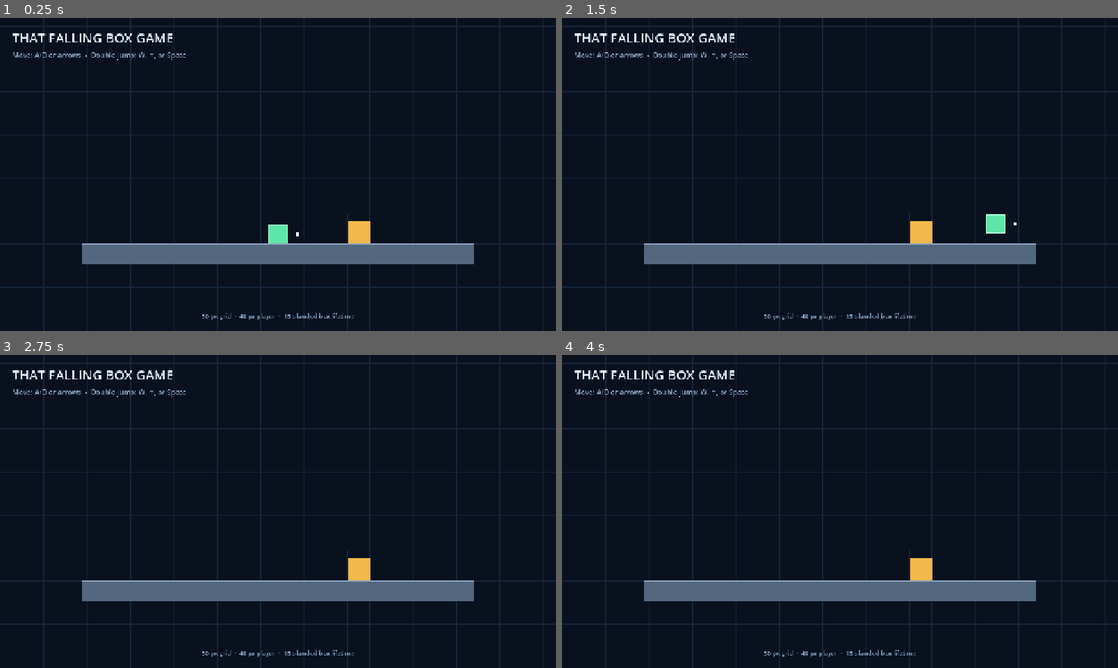
Above: before the commit, frames 1-4 (two rows, left to right).
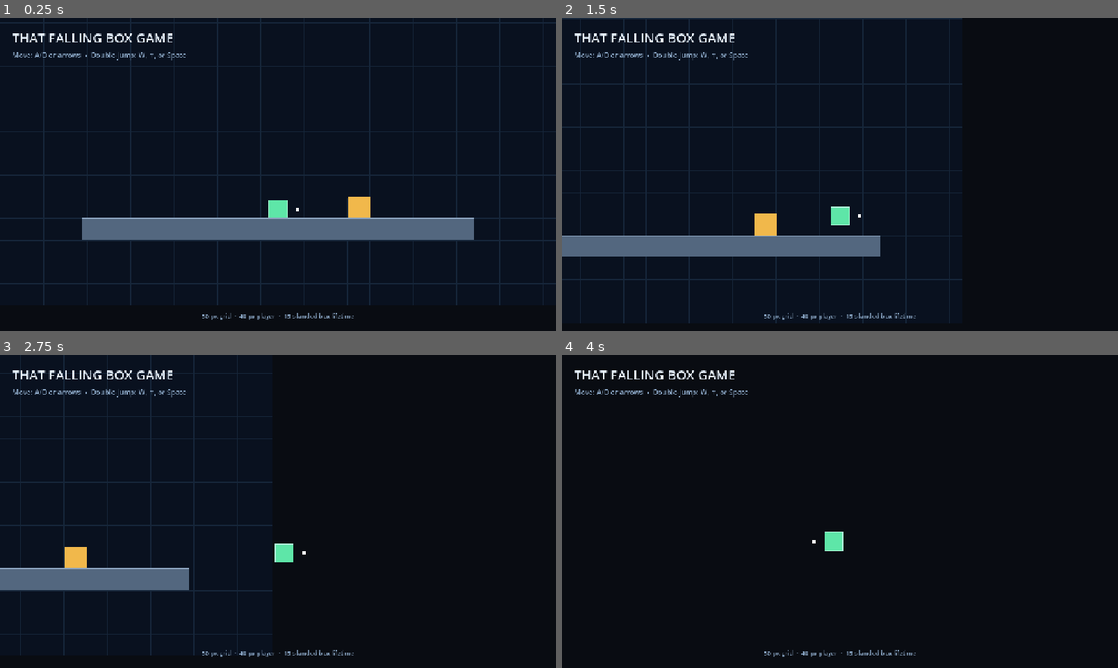
Above: after the commit, the same moments.

Repository: itsMapleLeaf/falling-box
Game: Godot game, scene res://src/main.tscn
Two runs of this game, one before a commit and one after it. Both use one fixed random seed, a clock stepped at 60 frames per second and the inputs below.
Inputs (mouse positions are in pixels of both pictures, inside the frame that each line leads up to):
- Up to frame 1 (0.25 s): no input
- Up to frame 2 (1.5 s): tap Enter at 0.5 s; move the mouse to (962, 158) at 0.52 s; hold Right (move_right) 0.53-1.25 s; hold Shift 0.53-1.25 s; click (962, 158) at 0.67 s; tap Z (jump) at 0.77 s; drag from (728, 190) to (812, 237) at 1.27 s
- Up to frame 3 (2.75 s): tap Space at 2 s; move the mouse to (333, 442) at 2.02 s; hold Right (move_right) from 2.03 s (still down); tap Ctrl at 2.1 s
- Up to frame 4 (4 s): release Right (move_right) at 2.75 s; drag from (812, 574) to (673, 464) at 2.77 s; move the mouse to (1006, 558) at 3.52 s; hold Left (move_left) from 3.53 s (still down); tap Alt at 3.6 s; tap Z (jump) at 3.77 s

The runs differ from the first frame. In frame 1, 15% of the frame differs, in the area x 0-100%, y 1-100%; in frame 2, 13%; in frame 3, 13%; in frame 4, 9.4%.

Commit message:
player scene file + camera

Diff:
--- a/src/main.tscn
+++ b/src/main.tscn
@@ -1,7 +1,7 @@
 [gd_scene format=3 uid="uid://xww15h6ot34y"]
 
 [ext_resource type="Script" uid="uid://dusiewyn523t5" path="res://src/main.gd" id="1_main"]
-[ext_resource type="Script" uid="uid://di0e16vca8oa3" path="res://src/player.gd" id="2_player"]
+[ext_resource type="PackedScene" uid="uid://dgfxlv2n2qtvd" path="res://src/player.tscn" id="2_gh0ne"]
 
 [sub_resource type="Shader" id="Shader_grid"]
 code = "shader_type canvas_item;
@@ -32,18 +32,6 @@
 [sub_resource type="RectangleShape2D" id="RectangleShape2D_platform"]
 size = Vector2(900, 50)
 
-[sub_resource type="QuadMesh" id="QuadMesh_player_outline"]
-size = Vector2(44, 44)
-
-[sub_resource type="QuadMesh" id="QuadMesh_player"]
-size = Vector2(40, 40)
-
-[sub_resource type="QuadMesh" id="QuadMesh_cursor"]
-size = Vector2(8, 8)
-
-[sub_resource type="RectangleShape2D" id="RectangleShape2D_player"]
-size = Vector2(40, 40)
-
 [sub_resource type="QuadMesh" id="QuadMesh_box"]
 size = Vector2(50, 50)
 
@@ -71,26 +59,8 @@
 [node name="CollisionShape2D" type="CollisionShape2D" parent="Platform" unique_id=1194835286]
 shape = SubResource("RectangleShape2D_platform")
 
-[node name="Player" type="CharacterBody2D" parent="." unique_id=757398186 node_paths=PackedStringArray("cursor")]
+[node name="Player" parent="." unique_id=1988052361 instance=ExtResource("2_gh0ne")]
 position = Vector2(640, 498)
-script = ExtResource("2_player")
-cursor = NodePath("Cursor")
-
-[node name="Outline" type="MeshInstance2D" parent="Player" unique_id=1001655653]
-modulate = Color(0.706, 1, 0.863, 1)
-z_index = -1
-mesh = SubResource("QuadMesh_player_outline")
-
-[node name="Body" type="MeshInstance2D" parent="Player" unique_id=1704286337]
-modulate = Color(0.369, 0.902, 0.659, 1)
-mesh = SubResource("QuadMesh_player")
-
-[node name="Cursor" type="MeshInstance2D" parent="Player" unique_id=177246437]
-position = Vector2(45, 0)
-mesh = SubResource("QuadMesh_cursor")
-
-[node name="CollisionShape2D" type="CollisionShape2D" parent="Player" unique_id=1705717025]
-shape = SubResource("RectangleShape2D_player")
 
 [node name="PreviewBox" type="MeshInstance2D" parent="." unique_id=475990805]
 modulate = Color(0.945, 0.722, 0.294, 1)
--- /dev/null
+++ b/src/player.tscn
@@ -0,0 +1,40 @@
+[gd_scene format=3 uid="uid://dgfxlv2n2qtvd"]
+
+[ext_resource type="Script" uid="uid://di0e16vca8oa3" path="res://src/player.gd" id="1_lowyb"]
+
+[sub_resource type="QuadMesh" id="QuadMesh_player_outline"]
+size = Vector2(44, 44)
+
+[sub_resource type="QuadMesh" id="QuadMesh_player"]
+size = Vector2(40, 40)
+
+[sub_resource type="QuadMesh" id="QuadMesh_cursor"]
+size = Vector2(8, 8)
+
+[sub_resource type="RectangleShape2D" id="RectangleShape2D_player"]
+size = Vector2(40, 40)
+
+[node name="Player" type="CharacterBody2D" unique_id=1988052361 node_paths=PackedStringArray("cursor")]
+script = ExtResource("1_lowyb")
+cursor = NodePath("Cursor")
+
+[node name="Outline" type="MeshInstance2D" parent="." unique_id=1002280051]
+modulate = Color(0.706, 1, 0.863, 1)
+z_index = -1
+mesh = SubResource("QuadMesh_player_outline")
+
+[node name="Body" type="MeshInstance2D" parent="." unique_id=857442156]
+modulate = Color(0.369, 0.902, 0.659, 1)
+mesh = SubResource("QuadMesh_player")
+
+[node name="Cursor" type="MeshInstance2D" parent="." unique_id=1793711821]
+position = Vector2(45, 0)
+mesh = SubResource("QuadMesh_cursor")
+
+[node name="CollisionShape2D" type="CollisionShape2D" parent="." unique_id=206726635]
+shape = SubResource("RectangleShape2D_player")
+
+[node name="Camera" type="Camera2D" parent="." unique_id=1793847058]
+offset = Vector2(0, -80)
+position_smoothing_enabled = true
+position_smoothing_speed = 12.0
